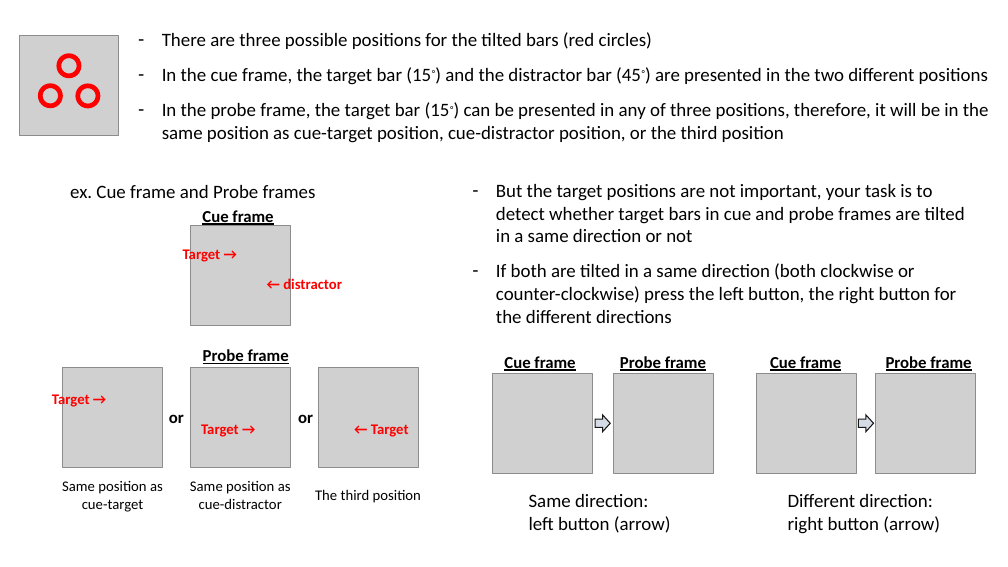
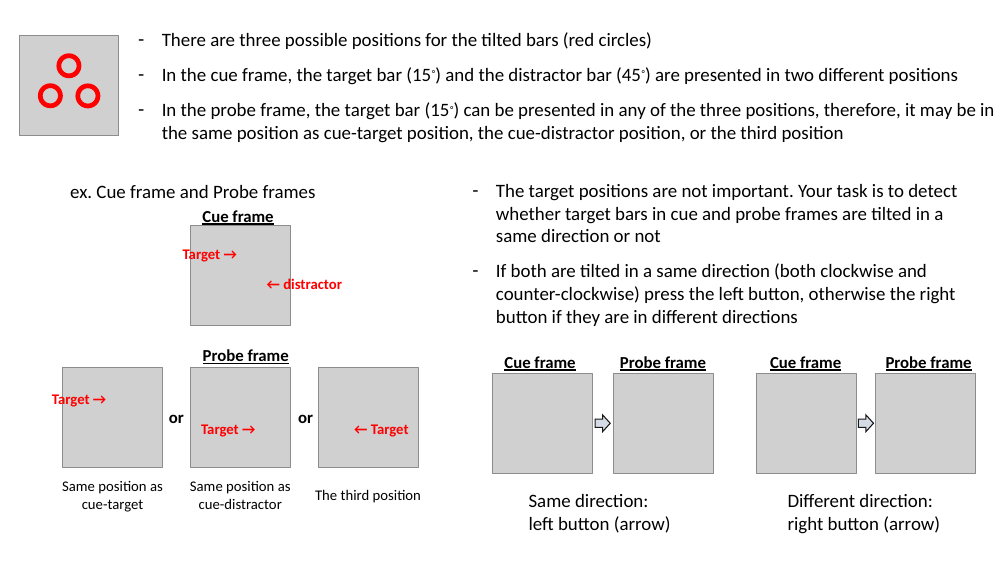
Before and after one commit to Ohyeon5/TPD_priority_map, a slide deck: slide 3 of Instructions/Instruction for observers_0_General.pptx. Drawn at 1008x567 pixels with LibreOffice and Linux fonts; fonts in the diff are those of the drawing; grey boxes stand for pictures. Boxes give left, top, right and bottom in pixels: in the first picture for what was removed or moved away, otherwise in the second. Text is boxed around its words. In the diff, an @@ line names an element or a change of style, - is before the commit and + after.

```diff
--- a/Instructions/Instruction for observers_0_General.pptx
+++ b/Instructions/Instruction for observers_0_General.pptx
@@ text at [162, 67, 994, 143]: text changed @@
-– In the cue frame, the target bar (15◦) and the distractor bar (45◦) are presented in the two different positions
-– In the probe frame, the target bar (15◦) can be presented in any of three positions, therefore, it will be in the same position as cue-target position, cue-distractor position, or the third position
+– In the cue frame, the target bar (15◦) and the distractor bar (45◦) are presented in two different positions
+– In the probe frame, the target bar (15◦) can be presented in any of the three positions, therefore, it may be in the same position as cue-target position, the cue-distractor position, or the third position
@@ text at [496, 184, 957, 326]: text changed @@
-– But the target positions are not important, your task is to detect whether target bars in cue and probe frames are tilted in a same direction or not
-– If both are tilted in a same direction (both clockwise or counter-clockwise) press the left button, the right button for the different directions
+– The target positions are not important. Your task is to detect whether target bars in cue and probe frames are tilted in a same direction or not
+– If both are tilted in a same direction (both clockwise and counter-clockwise) press the left button, otherwise the right button if they are in different directions
```
Also in this commit, not shown: 1 other slide changed, 7 slides removed, 4 other files.
